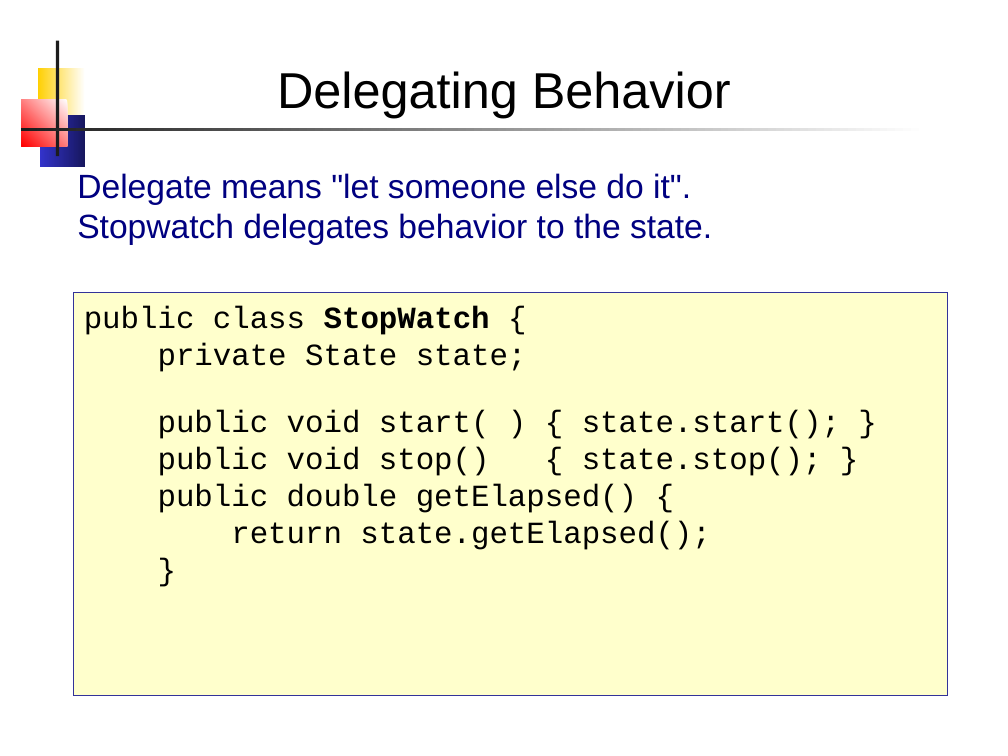
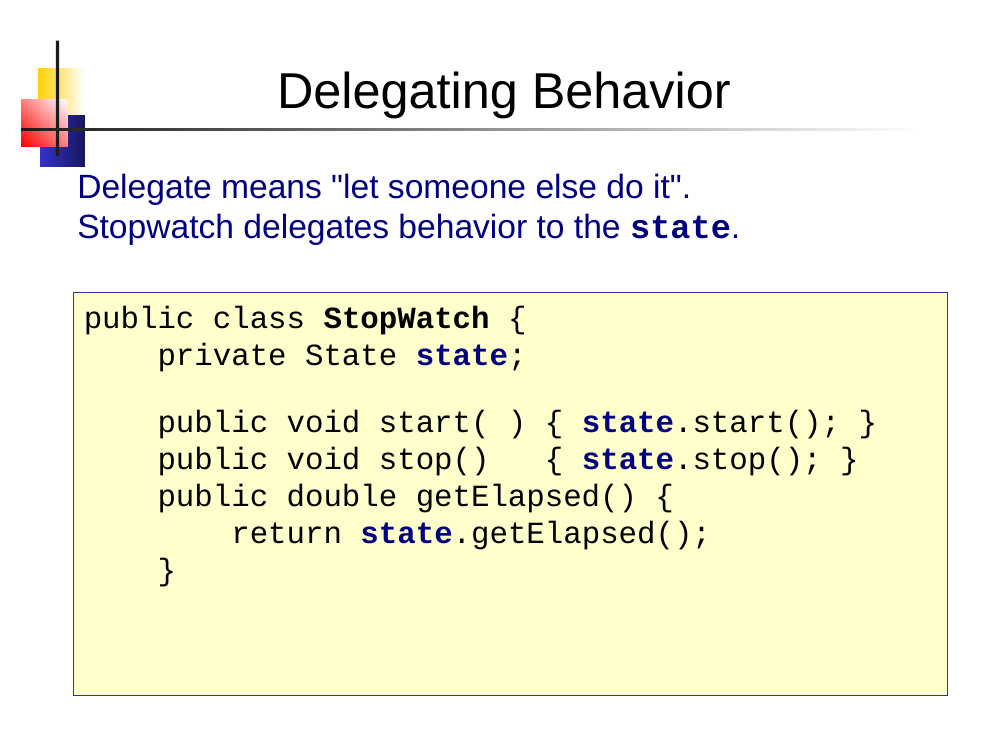
Before and after one commit to skeoop/skeoop.github.io, a slide deck: slide 14 of week9/State Machine.pptx. Drawn at 1008x756 pixels with LibreOffice and Linux fonts; fonts in the diff are those of the drawing. Boxes give left, top, right and bottom in pixels: in the first picture for what was removed or moved away, otherwise in the second. Text is boxed around its words. In the diff, an @@ line names an element or a change of style, - is before the commit and + after.

Commit message:
fix formatting in State Machine slides

```diff
--- a/week9/State Machine.pptx
+++ b/week9/State Machine.pptx
@@ text at [77, 213, 740, 245]: font Arial to Courier New, bold on in "state." @@
@@ text in rectangle at [158, 343, 840, 550]: text colour #000000 to #000080, bold on in "state;", "state.start();", "state.stop();", "state.getElapsed();" @@
```
Also in this commit, not shown: 7 other slides changed, 1 slide added, 1 other file.
